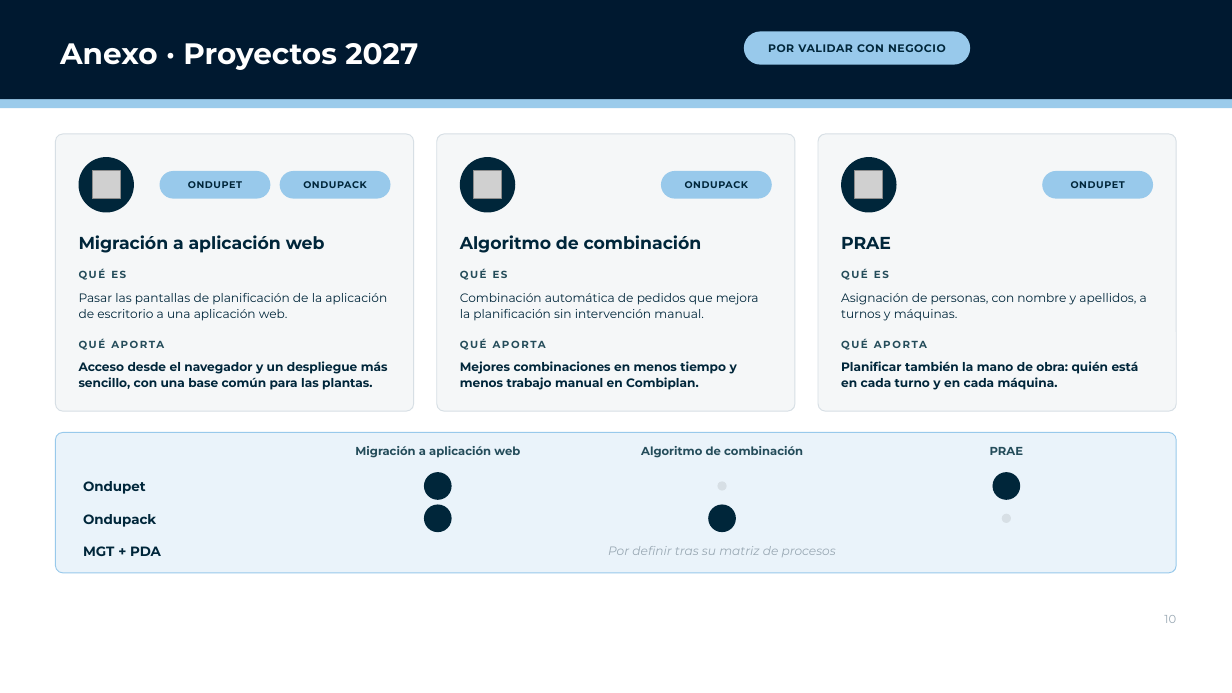
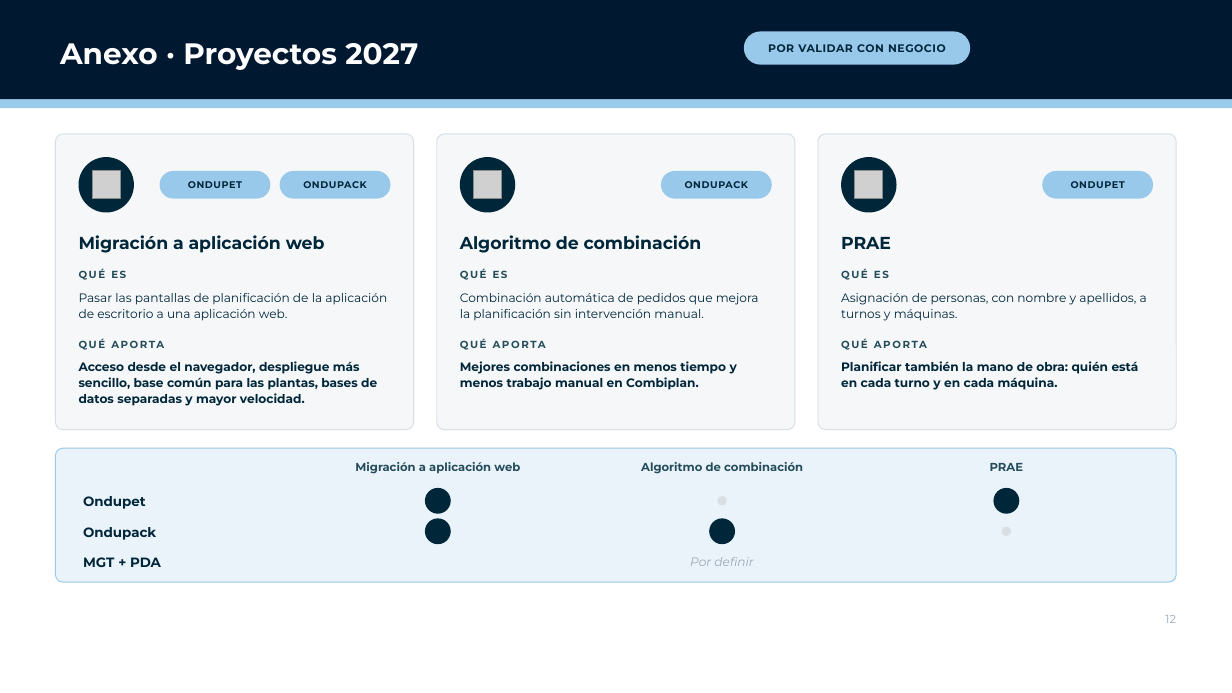
Before and after one commit to Enrique24799/AGSA, a slide deck: slide 12 of presentaciones/Planificacion_Packaging_CL.pptx (slide 10 before the commit). Drawn at 1232x693 pixels with LibreOffice and Linux fonts; fonts in the diff are those of the drawing; grey boxes stand for pictures; background and template pictures are left out. Boxes give left, top, right and bottom in pixels: in the first picture for what was removed or moved away, otherwise in the second. Text is boxed around its words. In the diff, an @@ line names an element or a change of style, - is before the commit and + after.

```diff
--- a/presentaciones/Planificacion_Packaging_CL.pptx
+++ b/presentaciones/Planificacion_Packaging_CL.pptx
@@ rounded rectangle: place and size @@
-rounded rectangle at [55, 134, 414, 411]
+rounded rectangle at [55, 134, 414, 430]
@@ rounded rectangle: place and size @@
-rounded rectangle at [437, 134, 796, 411]
+rounded rectangle at [437, 134, 796, 430]
@@ proportions changed in 4 elements at [55, 448, 1177, 582], [55, 134, 414, 430], [437, 134, 796, 430], [818, 134, 1177, 430] @@
@@ rounded rectangle: place and size @@
-rounded rectangle at [818, 134, 1177, 411]
+rounded rectangle at [818, 134, 1177, 430]
@@ text at [79, 361, 377, 406]: text changed @@
-Acceso desde el navegador y un despliegue más sencillo, con una base común para las plantas.
+Acceso desde el navegador, despliegue más sencillo, base común para las plantas, bases de datos separadas y mayor velocidad.
@@ rounded rectangle: place and size @@
-rounded rectangle at [55, 433, 1177, 573]
+rounded rectangle at [55, 448, 1177, 582]
@@ 6 ellipses, 5 texts: place and size @@
-6 ellipses, 5 texts at [83, 446, 1023, 532]
+6 ellipses, 5 texts at [83, 462, 1023, 544]
@@ text "MGT + PDA": place and size @@
-text "MGT + PDA" at [83, 546, 161, 556]
+text "MGT + PDA" at [83, 557, 161, 567]
@@ text at [690, 557, 753, 566]: text changed @@
-Por definir tras su matriz de procesos
+Por definir
@@ text at [1165, 615, 1176, 623]: text changed @@
-10
+12
```
Also in this commit, not shown: 4 other slides changed, 2 slides added.
